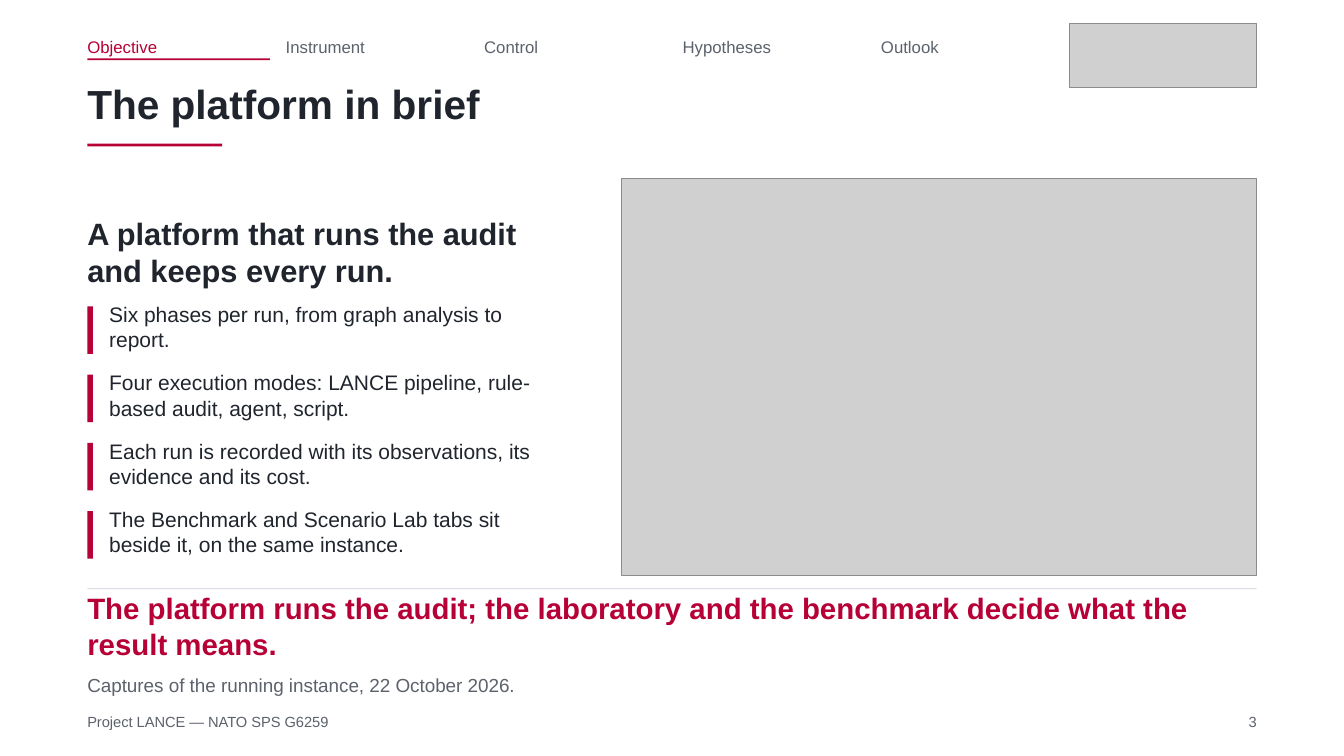
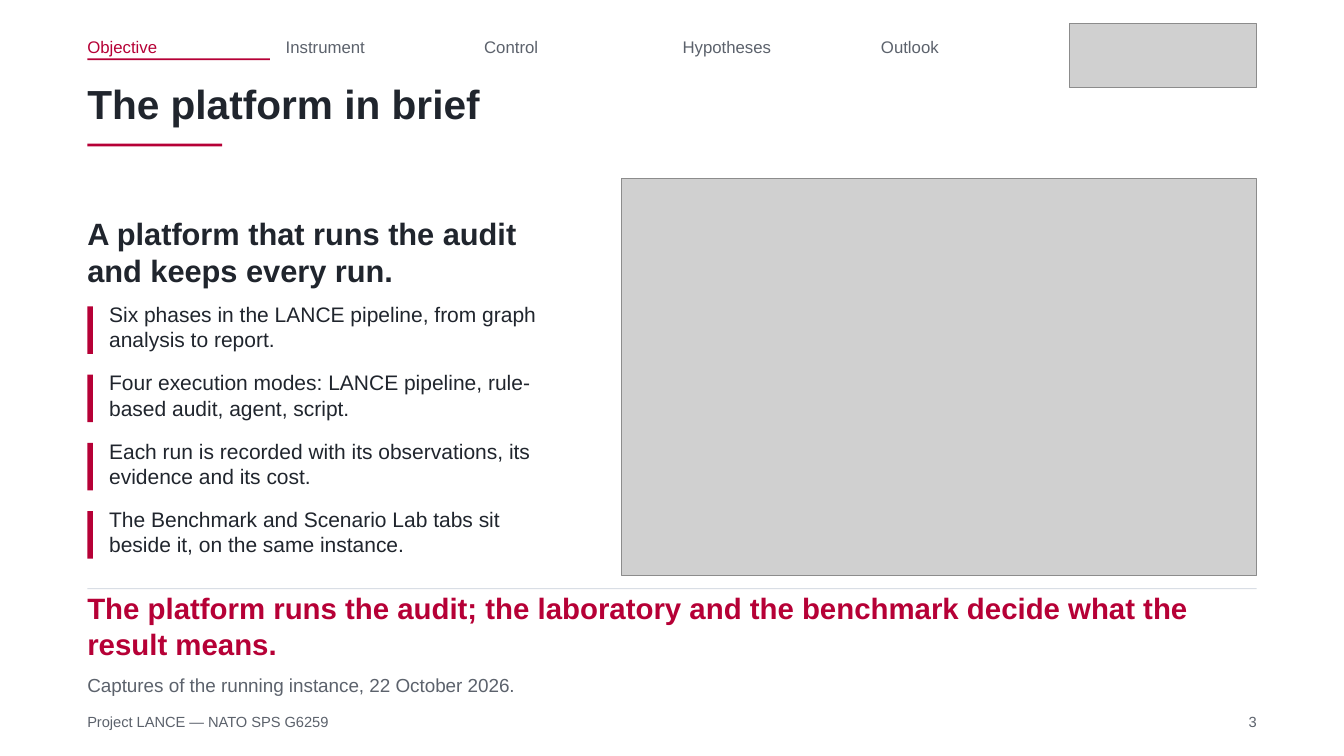
Before and after one commit to Tanguyvans/LANCE, a slide deck: slide 3 of objectifs/presentation-2026-10-23/slides.pptx. Drawn at 1344x756 pixels with LibreOffice and Linux fonts; fonts in the diff are those of the drawing; grey boxes stand for pictures. Boxes give left, top, right and bottom in pixels: in the first picture for what was removed or moved away, otherwise in the second. Text is boxed around its words. In the diff, an @@ line names an element or a change of style, - is before the commit and + after.

```diff
--- a/objectifs/presentation-2026-10-23/slides.pptx
+++ b/objectifs/presentation-2026-10-23/slides.pptx
@@ text at bbox=[109, 306, 536, 352]: text changed @@
-Six phases per run, from graph analysis to report.
+Six phases in the LANCE pipeline, from graph analysis to report.
```
Also in this commit, not shown: 4 other slides changed, 2 other files.
